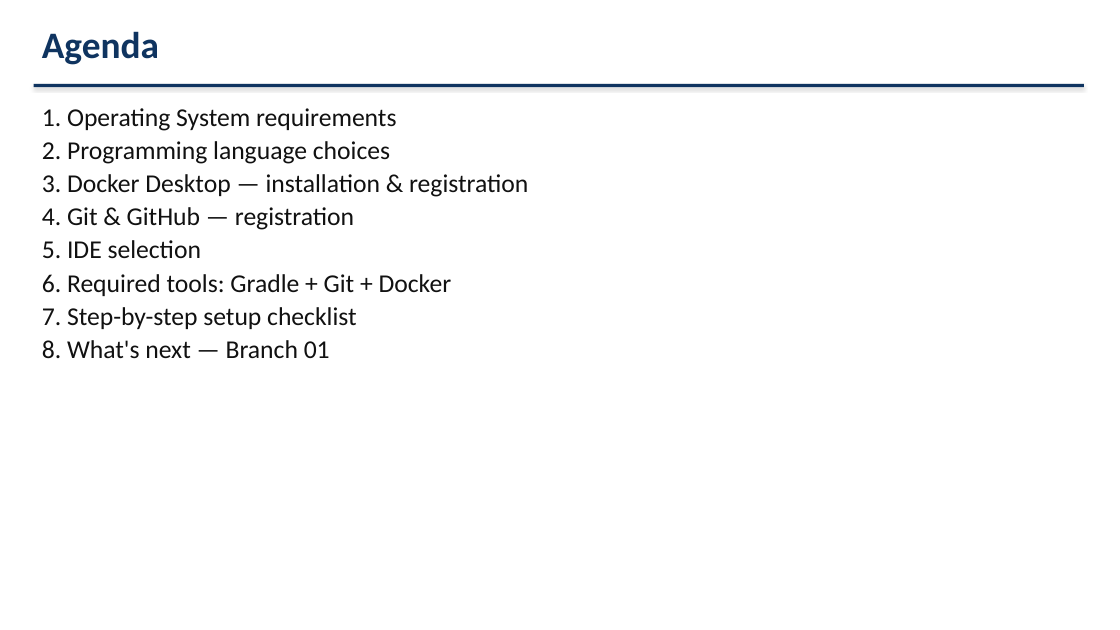
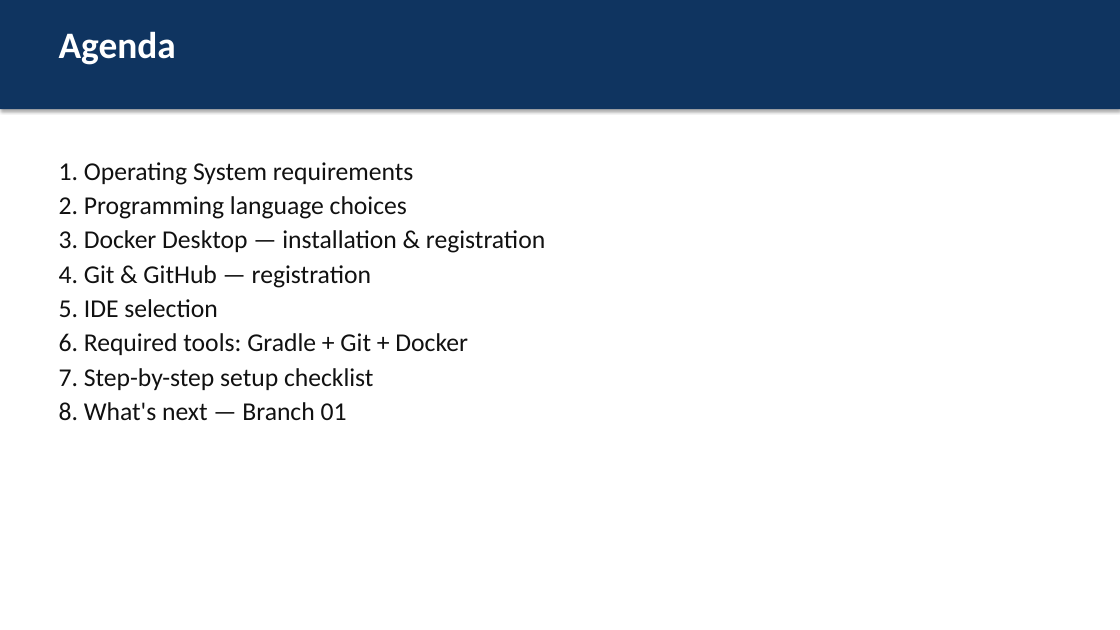
Before and after one commit to maksim-web-dev/kafka-laboratory, a slide deck: slide 2 of PRESENTATION-00-en.pptx. Drawn at 1120x630 pixels with LibreOffice and Linux fonts; fonts in the diff are those of the drawing. Boxes give left, top, right and bottom in pixels: in the first picture for what was removed or moved away, otherwise in the second. Text is boxed around its words. In the diff, an @@ line names an element or a change of style, - is before the commit and + after.

Commit message:
update branch19

```diff
--- a/PRESENTATION-00-en.pptx
+++ b/PRESENTATION-00-en.pptx
@@ rectangle: place and size @@
-rectangle at <box>34,84,1084,87</box>
+rectangle at <box>0,0,1120,109</box>
@@ text "Agenda": place and size @@
-text "Agenda" at <box>42,31,159,65</box>
+text "Agenda" at <box>59,31,176,65</box>
@@ text "Agenda" at <box>59,31,176,65</box>: text colour #0F3460 to #FFFFFF @@
@@ text "1. Operating System requirements": place and size @@
-text "1. Operating System requirements" at <box>42,108,528,358</box>
+text "1. Operating System requirements" at <box>59,162,545,420</box>
@@ text "1. Operating System requirements" at <box>59,162,545,420</box>: more space between paragraphs @@
```
Also in this commit, not shown: 10 other slides changed, 2 other files.
